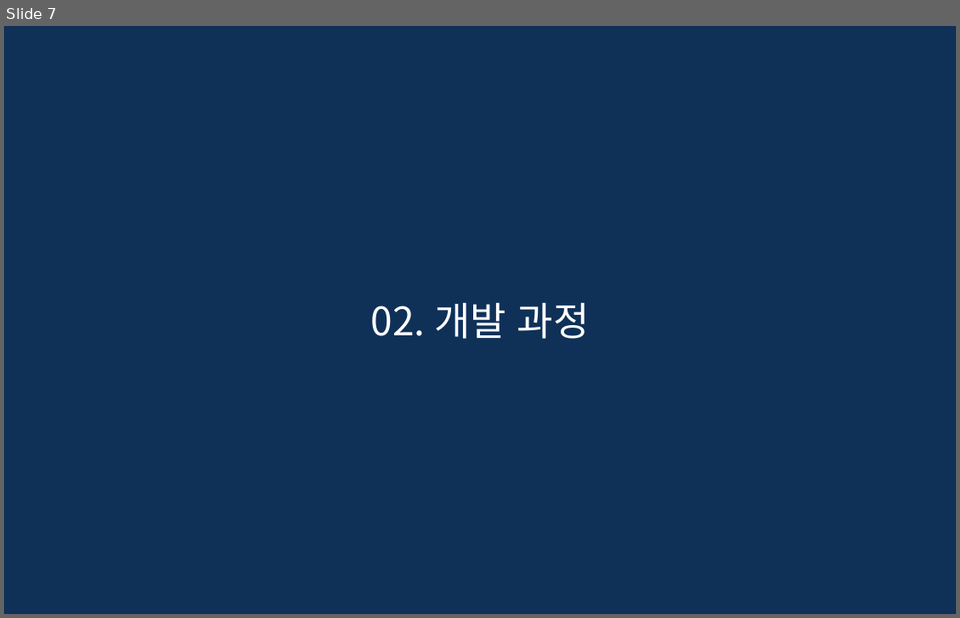
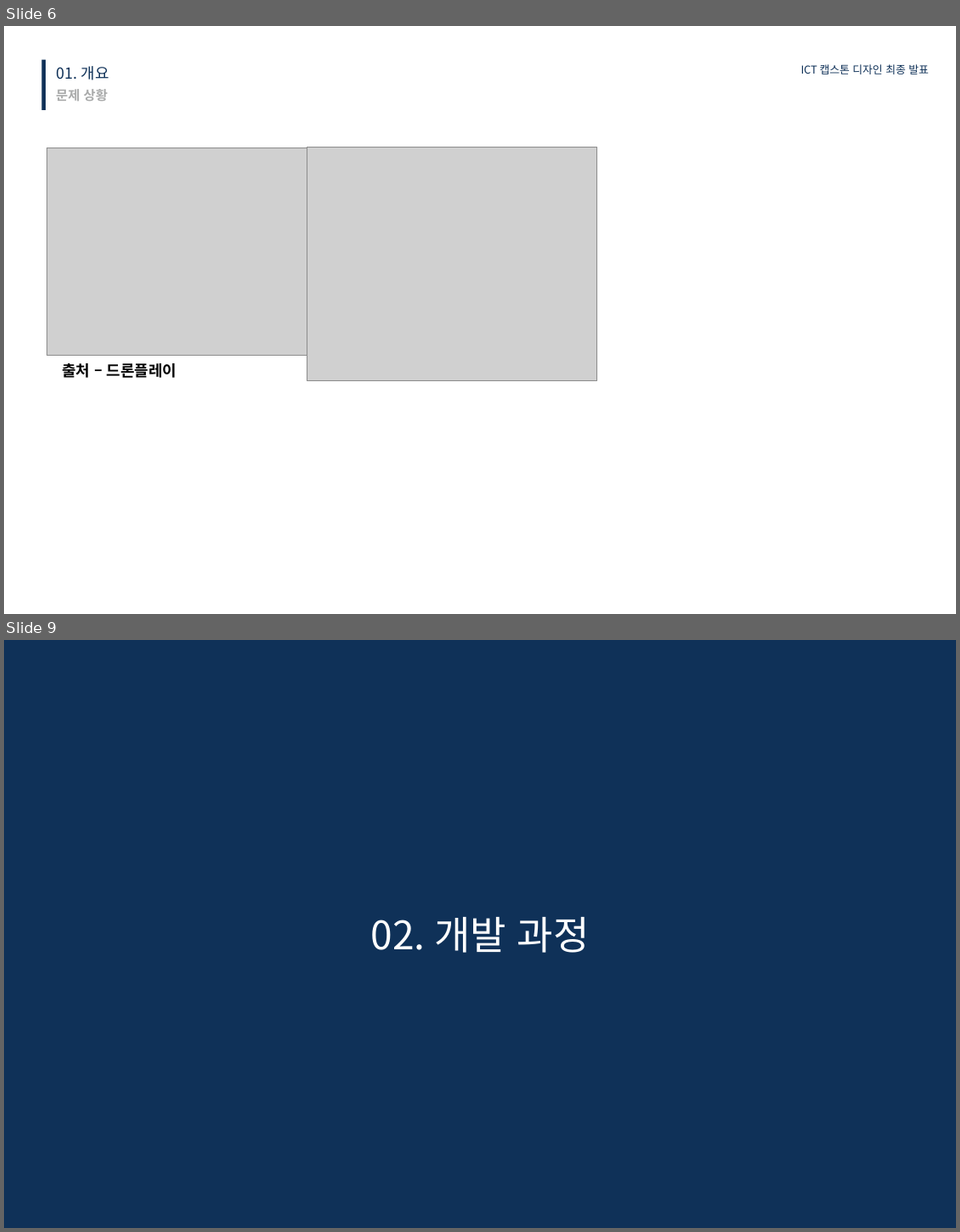
Before and after one commit to kimkyowon/Capstone_Design, a slide deck: 1.PrecisionLandingModule/1.ReasearchNote/FinalReport/캡스톤디자인 최종 발표 ICT융합학부 2018045323 김교원.pptx. Shown one above the other, each under a label of ours: slide 7 before the commit, slides 6 and 9 after it; the slides between them are not shown. The pictures are 960x618 and 960x1232 pixels, drawn with LibreOffice and Linux fonts; fonts in the diff are those of the drawing; grey boxes stand for pictures. Boxes give left, top, right and bottom in pixels: in the first picture for what was removed or moved away, otherwise in the second. Text is boxed around its words. In the diff, an @@ line names an element or a change of style, - is before the commit and + after.

```diff
--- a/1.PrecisionLandingModule/1.ReasearchNote/FinalReport/캡스톤디자인 최종 발표 ICT융합학부 2018045323 김교원.pptx
+++ b/1.PrecisionLandingModule/1.ReasearchNote/FinalReport/캡스톤디자인 최종 발표 ICT융합학부 2018045323 김교원.pptx
@@ slide 6 added at (4,26,956,614), background #FFFFFF @@
@@ rectangle added at (41,60,46,110), fill #0F3158 @@
@@ text added at (57,66,109,80), 14 pt, text #0F3158 @@
+01. 개요
@@ text added at (801,64,929,74), 10 pt, text #0F3158 @@
+ICT 캡스톤 디자인 최종 발표
@@ text added at (56,89,108,101), 12 pt, text #A9AAAA, bold @@
+문제 상황
@@ picture added at (47,148,324,355) @@
@@ picture added at (307,147,596,380) @@
@@ text added at (62,363,177,378), 14 pt, text #000000, bold @@
+출처 – 드론플레이
@@ what was slide 7 is now slide 9 @@
```
Also in this commit, not shown: 3 slides changed, 1 other slide added, 1 other file.
